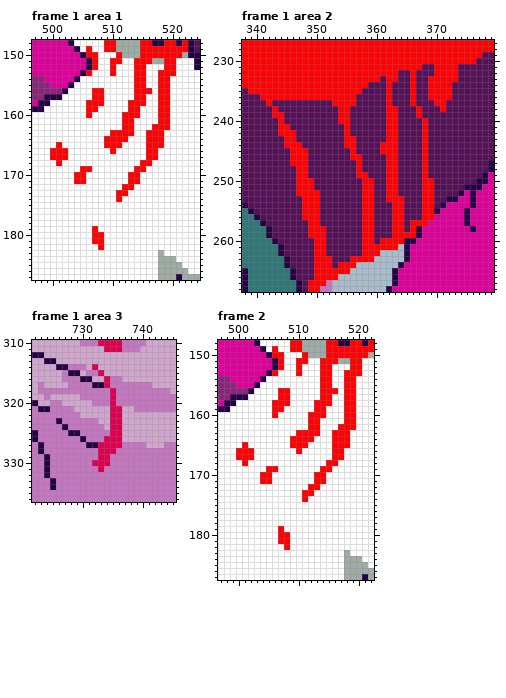
A pixel-art file gets an edit: exercise/Hotline_Miami2_Wrong_Number/Lieutenant&Richard_anime.aseprite. Above: the version before the commit.
800x430 pixels, 8 frames. Colours within 5 levels of each other are drawn and written as one. Shown: frame 1 area 1: x 497..524, y 148..187; frame 1 area 2: x 338..379, y 227..268; frame 1 area 3: x 722..745, y 310..336; frame 2: x 497..522, y 148..187. The commit also changed other frames or places, which this record leaves out.
The same view after the edit:
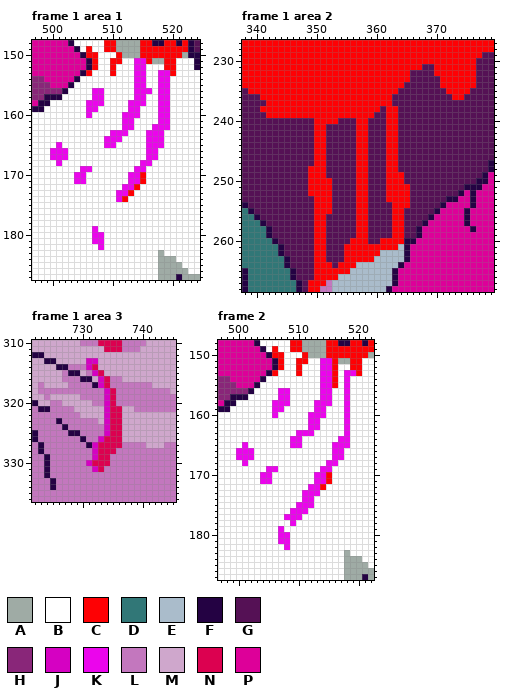
Palette (. is transparent): A #9faba5  B #ffffff  C #fe0104  D #317777  E #aabccb  F #240243  G #551155  H #892679  J #d501c2  K #eb05ec  L #c377be  M #cfa7cc  N #dc0150  P #dd0099
Changes in this commit:
Changed rows in their new state; - is an unchanged pixel.
Frame 1 area 1, layer "blood4":
first column x 500:
151 --------------KK----
152 --------------KK----
153 --------------KK--KK
154 --------------KK--KK
155 --------------KK--KK
156 -------KK-----KKK-KK
157 -------KK-----KK--KK
158 ------KKK----KKK--KK
159 ------KK-----KK---KK
160 ------K-----KKK---KK
161 ------------KK----KK
162 ------------KK---KKK
163 ----------KKKB--KKK-
164 ---------KKKB---KKK-
165 -K-------KKB----KKK-
166 KKK-------B-----KK--
167 KKK-------------KK--
168 -K-------------KK---
169 -----KK-------KK----
170 ----KK-------KKC----
171 ----KK-------KKC----
172 ------------KKC-----
173 -----------KKC------
174 -----------KC-------
first column x 507:
179 K-
180 KK
181 KK
182 -K
Frame 1 area 2, layer "blood3":
first column x 341:
231 ---------------------------------CCC
232 -----------------------CCG-------CCC
233 --------------------C--CCG--GG---CCC
234 ------------------CCC-CC-G--GG--CCCC
235 -----------------CCCC-C--G--GGG-CCC-
236 ----------------CCCCC----G--GGGGCC--
237 --CCCCCCCCCC----CCCCC----G---GG-----
238 CC-CCCCCCCCCC--CCCCC------G---G-----
239 -C--CCCCCCCCC--CCCC-------G---------
240 ---G-----CCCCGG-CC---------G--------
241 ---GG----CC---G-CC---------G--------
242 ---GGG---CC---G-CC---------G--------
243 ----GG---CC---GGCC---------G--------
244 ----GGG--CC---GGCC--G------G--------
245 -----GGG-CC----GCC--G------G--------
246 -----GGG-CC----G-C---------G--------
247 -----GGG-CC------C---------G--------
248 ------GGCCC------C---------G--------
249 ------GGCCC------------C---G--------
250 ------GG-CCC----C-G----C---GG-------
251 ------GG-CCC----C-G----CC--GG-------
252 ------GG--CC----C-G----CC--GG-------
253 -------GG-CC----C-G-----C--GG-------
254 -------GG-CC----C-G-----C--GG-------
255 -------GG-CC----C-G--------GG-------
256 -------GG-C-----C-G--------GF-------
257 --------G-C-----C-G------GGF--------
258 --------G-------C-G------G----------
259 --------G-------C-G-----GG----------
260 ---------------CC-G-----------------
261 --------------CCC-------------------
262 --------------CCC-------------------
263 -----------G--C---------------------
Frame 1 area 3, layer "blood2":
first column x 731:
313 JJ--
314 J---
315 -J--
316 --J-
317 --J-
318 ---J
319 ---J
320 ---J
321 ---J
322 ---J
323 ---J
324 ---J
325 ---J
326 --J-
327 -J--
328 -J--
329 -J--
330 J---
331 -J--
Frame 2, layer "blood4":
first column x 500:
151 --------------KK----
152 --------------KKC---
153 --------------KKC-KK
154 --------------KKC-KB
155 --------------KKC-KB
156 -------KK-----KKB-KB
157 -------KK-----KK--KB
158 ------KKK----KKK--KB
159 ------KK-----KK---KB
160 ------K-----KKK---KB
161 ------------KK----KB
162 ------------KK---BKB
163 ----------KKKB--BBK-
164 ---------KKBB---BKK-
165 -K-------KKB----KKK-
166 KKK-------B-----KK--
167 KKK-------------KK--
168 -K-------------KK---
169 -----KK-------KK----
170 ----KK-------KKC----
171 ----KK-------KKC----
172 ------------KKC-----
173 -----------KKK------
174 -----------KK-------
175 ----------KKK-------
176 ---------KKK--------
177 --------KKK---------
178 ---------K----------
179 -------K------------
180 -------KK-----------
181 -------KK-----------
182 --------K-----------
